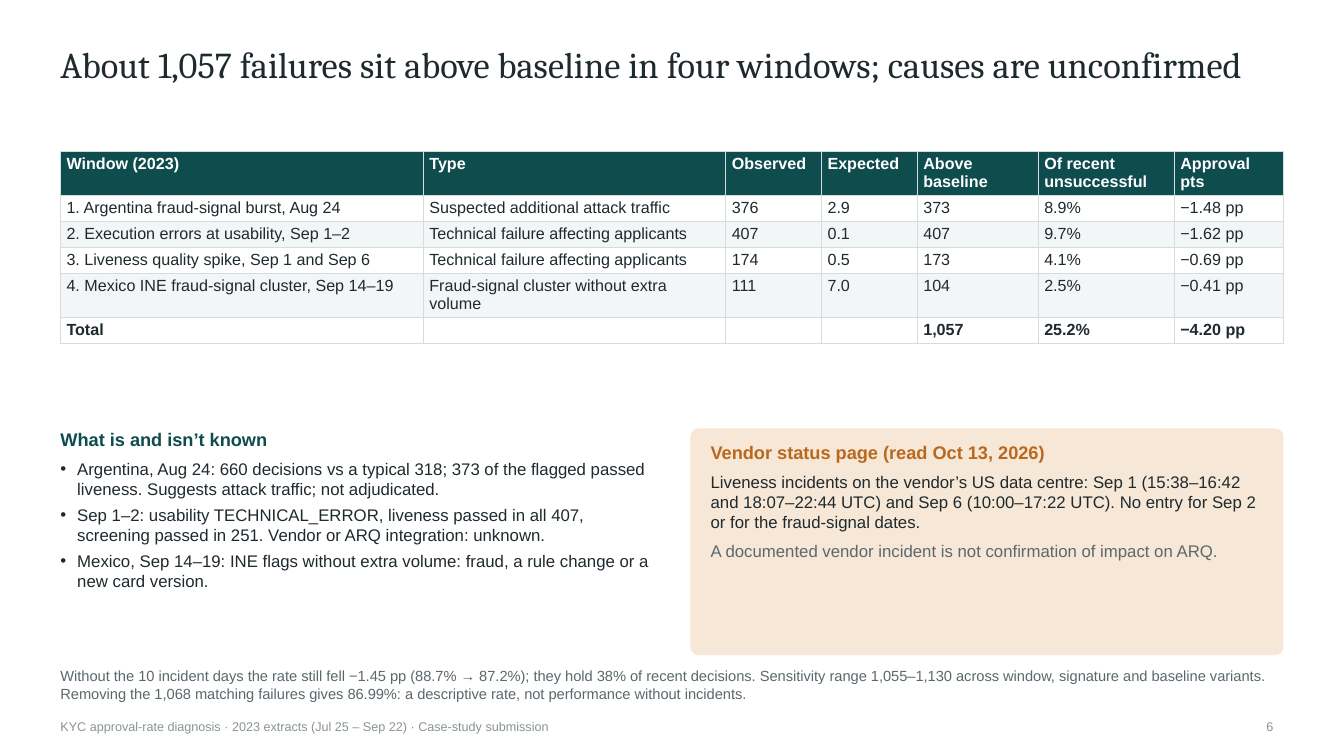
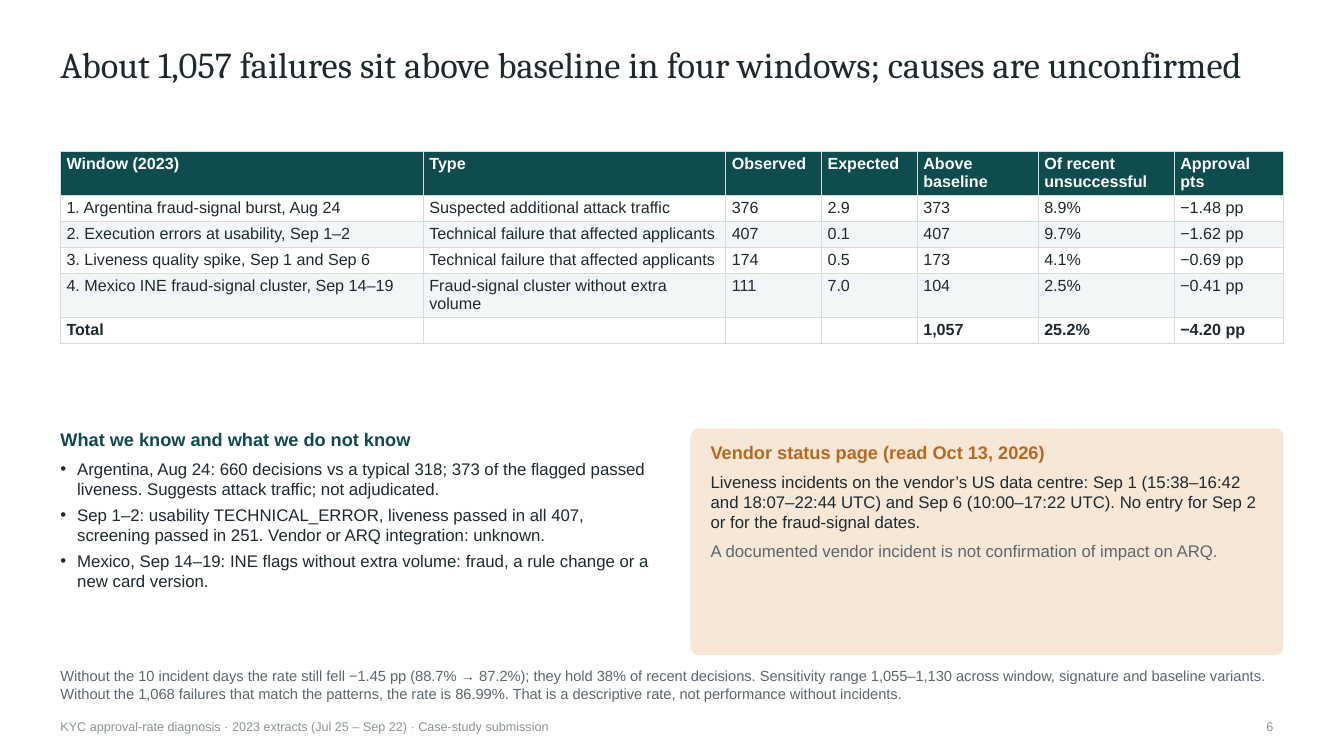
Before and after one commit to prosolkin/arq-kyc, a slide deck: slide 6 of analysis/export/kyc-approval-deck.pptx. Drawn at 1344x756 pixels with LibreOffice and Linux fonts; fonts in the diff are those of the drawing. Boxes give left, top, right and bottom in pixels: in the first picture for what was removed or moved away, otherwise in the second. Text is boxed around its words. In the diff, an @@ line names an element or a change of style, - is before the commit and + after.

```diff
--- a/analysis/export/kyc-approval-deck.pptx
+++ b/analysis/export/kyc-approval-deck.pptx
@@ table at (60, 151, 1284, 343) @@
-row 3, column 2: Technical failure affecting applicants
+row 3, column 2: Technical failure that affected applicants
-row 4, column 2: Technical failure affecting applicants
+row 4, column 2: Technical failure that affected applicants
@@ text at (60, 432, 410, 446): text changed @@
-What is and isn’t known
+What we know and what we do not know
@@ text at (60, 670, 1265, 702): text changed @@
-Without the 10 incident days the rate still fell −1.45 pp (88.7% → 87.2%); they hold 38% of recent decisions. Sensitivity range 1,055–1,130 across window, signature and baseline variants. Removing the 1,068 matching failures gives 86.99%: a descriptive rate, not performance without incidents.
+Without the 10 incident days the rate still fell −1.45 pp (88.7% → 87.2%); they hold 38% of recent decisions. Sensitivity range 1,055–1,130 across window, signature and baseline variants. Without the 1,068 failures that match the patterns, the rate is 86.99%. That is a descriptive rate, not performance without incidents.
```
Also in this commit, not shown: 18 other slides changed, 43 other files.
